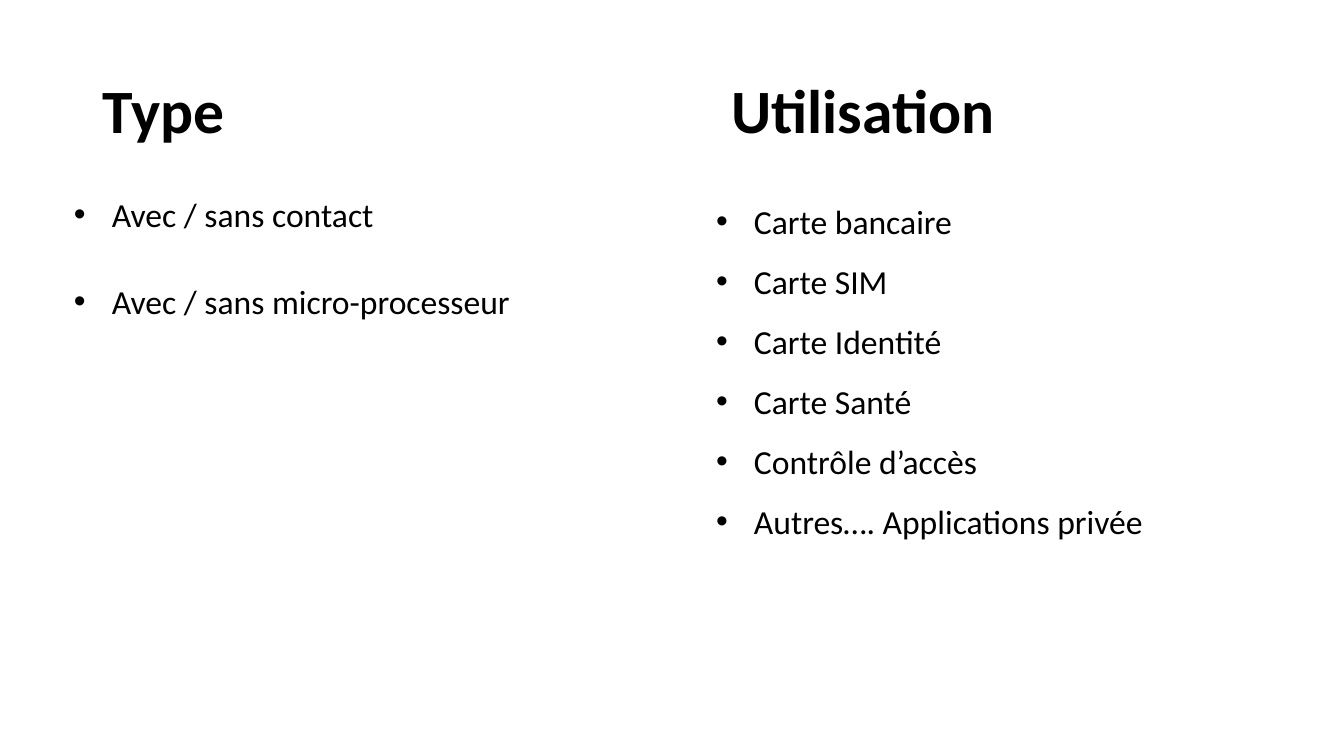
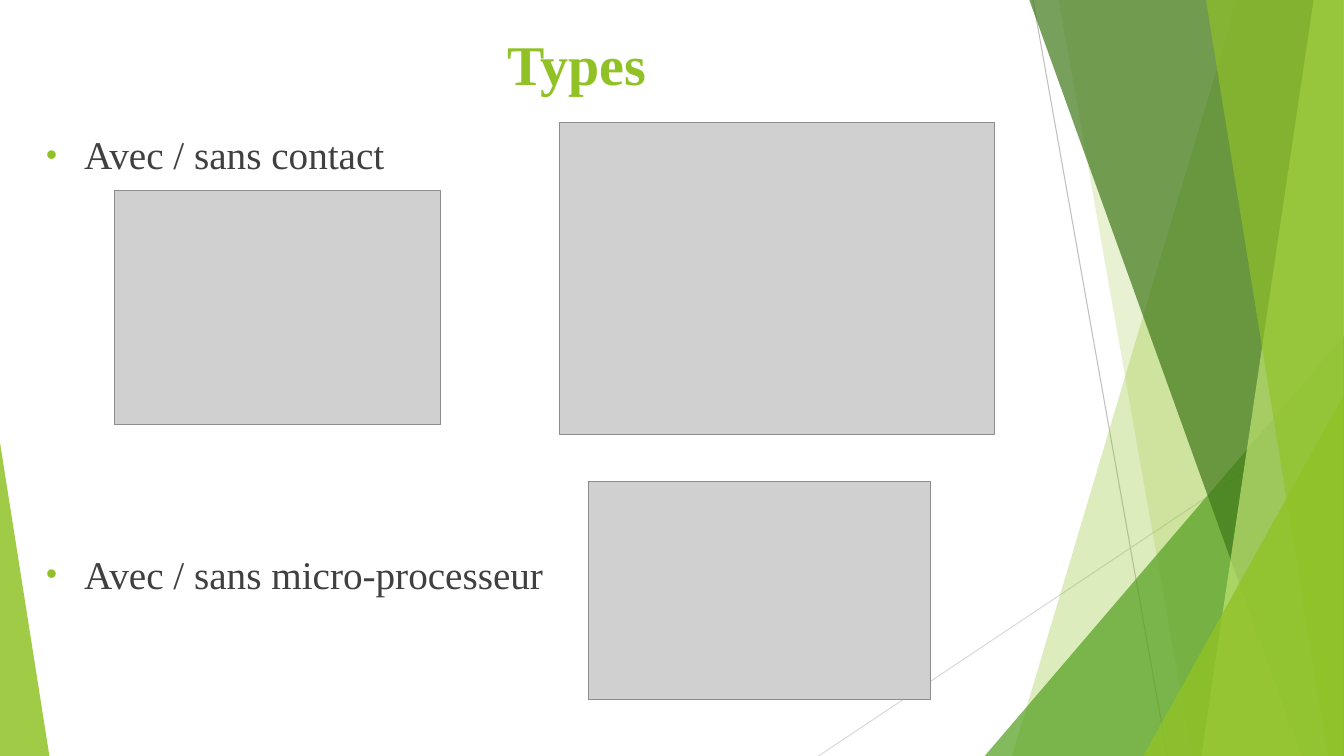
Before and after one commit to ElieKassis/Java-Card, a slide deck: slide 6 of Java.pptx (slide 3 before the commit). Drawn at 1344x756 pixels with LibreOffice and Linux fonts; fonts in the diff are those of the drawing; grey boxes stand for pictures. Boxes give left, top, right and bottom in pixels: in the first picture for what was removed or moved away, otherwise in the second. Text is boxed around its words. In the diff, an @@ line names an element or a change of style, - is before the commit and + after.

```diff
--- a/Java.pptx
+++ b/Java.pptx
@@ title added at [507,48,646,96], 40 pt, text #90C226, bold @@
+Types
@@ text removed at [731,89,994,134] @@
-Utilisation
@@ title removed at [102,93,224,143] @@
-Type
@@ text "Avec / sans contact": place and size @@
-text "Avec / sans contact" at [112,205,510,320]
+text "Avec / sans contact" at [84,143,543,596]
@@ text "Avec / sans contact" at [84,143,543,596]: size 24 to 28 pt, font Calibri to Times New Roman, text colour #000000 to #404040 @@
@@ picture added at [560,122,994,435] @@
@@ picture added at [114,191,440,424] @@
@@ text removed at [754,210,1142,540] @@
-• Carte bancaire
-• Carte SIM
-• Carte Identité
-• Carte Santé
-• Contrôle d’accès
-• Autres…. Applications privée
@@ group added at [0,0,1344,756]: 5 freeform shapes, 3 triangles, 2 lines @@
@@ picture added at [589,482,932,700] @@
```
Also in this commit, not shown: 3 other slides changed, 14 slides added, 2 slides removed.
